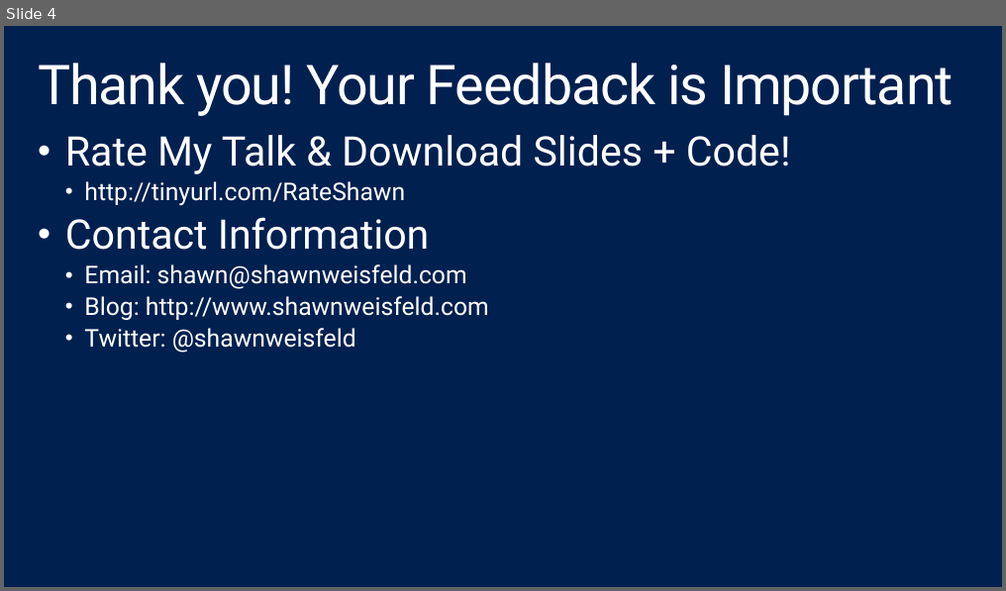
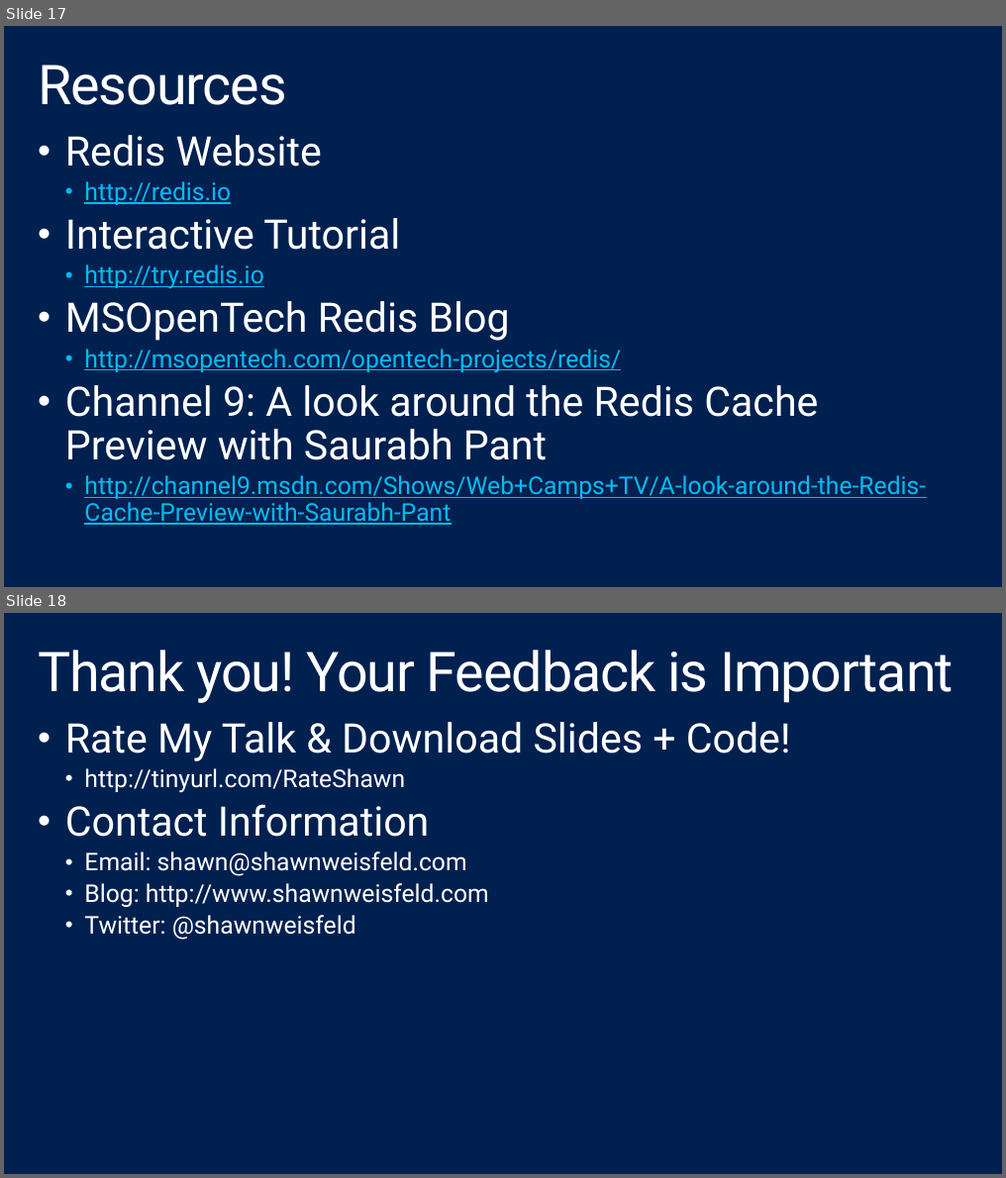
Before and after one commit to shawnweisfeld/20140815_Redis, a slide deck: Redis.pptx. Shown one above the other, each under a label of ours: slide 4 before the commit, slides 17 and 18 after it. The pictures are 1006x591 and 1006x1178 pixels, drawn with LibreOffice and Linux fonts; fonts in the diff are those of the drawing; background and template pictures are left out. Boxes give left, top, right and bottom in pixels: in the first picture for what was removed or moved away, otherwise in the second. Text is boxed around its words. In the diff, an @@ line names an element or a change of style, - is before the commit and + after.

Commit message:
added simple redis examples, updated ppt

```diff
--- a/Redis.pptx
+++ b/Redis.pptx
@@ slide 17 added at bbox=[4, 26, 1002, 587], background #002050 @@
@@ title added at bbox=[38, 65, 287, 105], 54 pt, text #FFFFFF @@
+Resources
@@ text added at bbox=[65, 135, 926, 525], 24 pt, text #00BCF2, underline @@
+• Redis Website
+  • http://redis.io
+• Interactive Tutorial
+  • http://try.redis.io
+• MSOpenTech Redis Blog
+  • http://msopentech.com/opentech-projects/redis/
+• Channel 9: A look around the Redis Cache Preview with Saurabh Pant
+  • http://channel9.msdn.com/Shows/Web+Camps+TV/A-look-around-the-Redis-Cache-Preview-with-Saurabh-Pant
@@ what was slide 4 is now slide 18 @@
```
Also in this commit, not shown: 15 other slides added, 6 other files.
